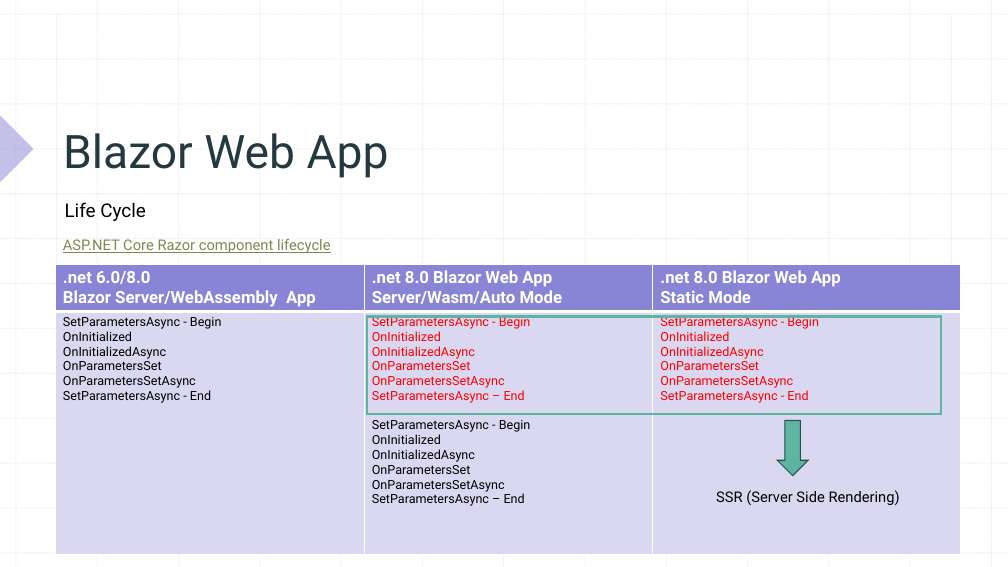
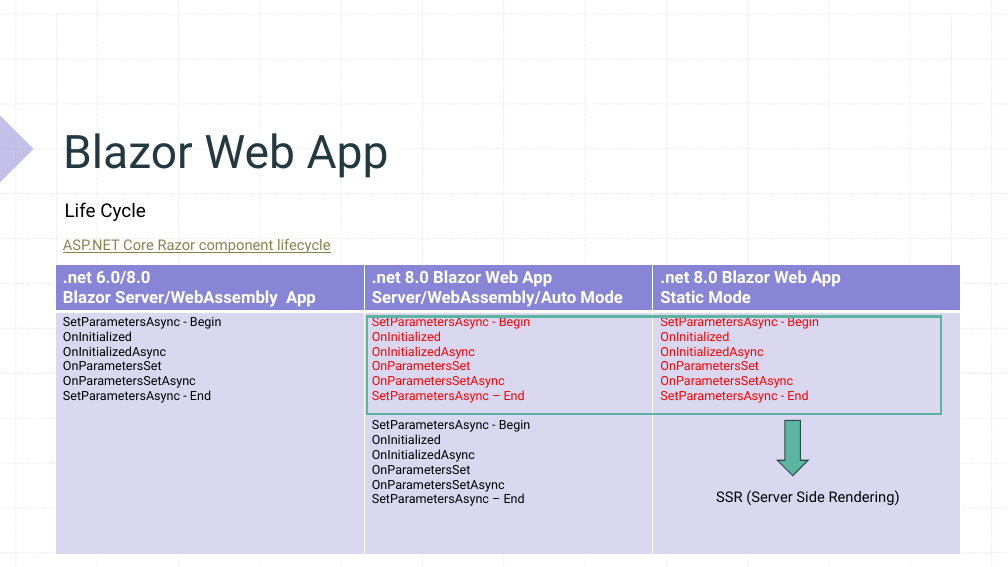
Before and after one commit to xccu/NetCore-Demo, a slide deck: slide 18 of Blazor in .net 8.pptx (slide 21 before the commit). Drawn at 1008x567 pixels with LibreOffice and Linux fonts; fonts in the diff are those of the drawing. Boxes give left, top, right and bottom in pixels: in the first picture for what was removed or moved away, otherwise in the second. Text is boxed around its words. In the diff, an @@ line names an element or a change of style, - is before the commit and + after.

```diff
--- a/Blazor in .net 8.pptx
+++ b/Blazor in .net 8.pptx
@@ table at box(55, 265, 960, 556) @@
-row 1, column 2: .net 8.0 Blazor Web App / Server/Wasm/Auto Mode
+row 1, column 2: .net 8.0 Blazor Web App / Server/WebAssembly/Auto Mode
```
Also in this commit, not shown: 11 other slides changed, 2 slides added, 2 slides removed, 24 other files.
